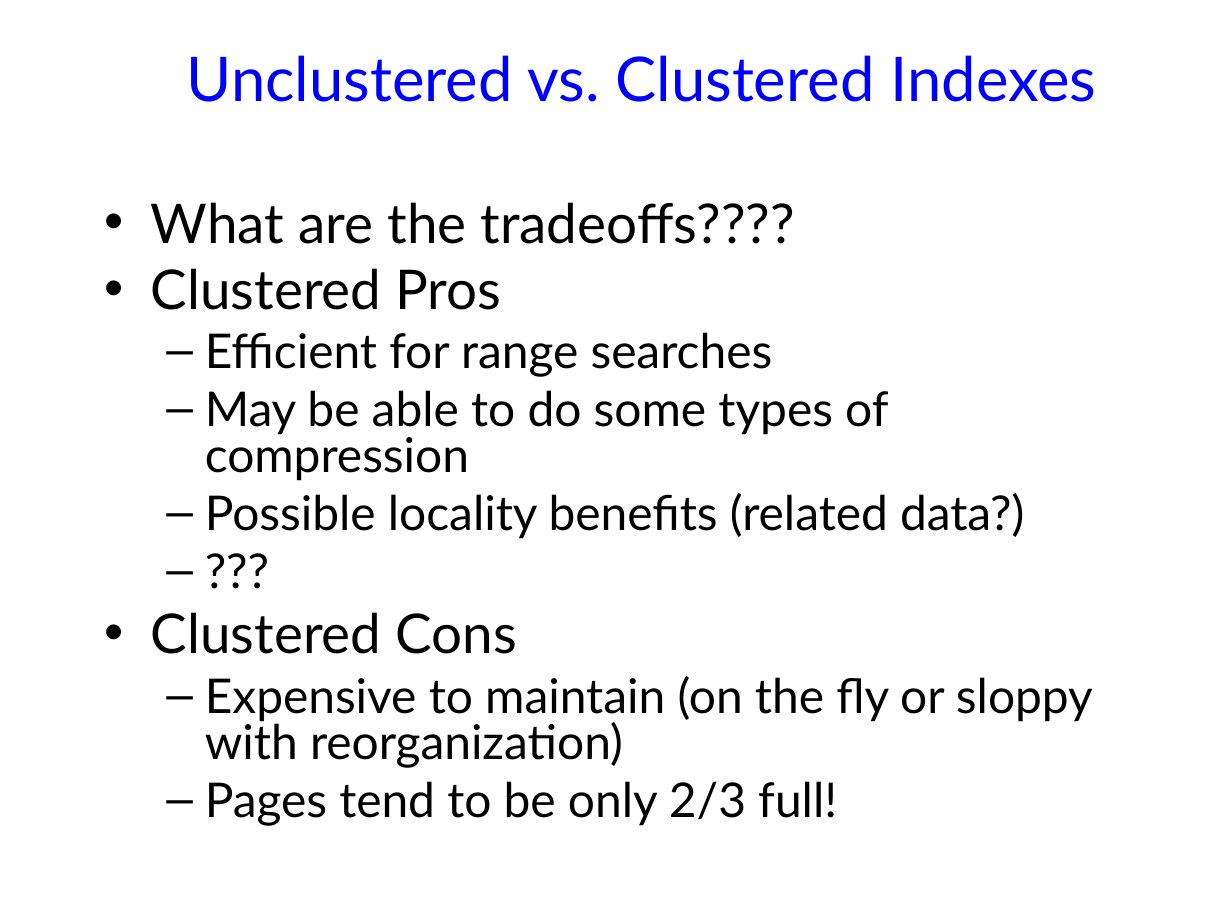
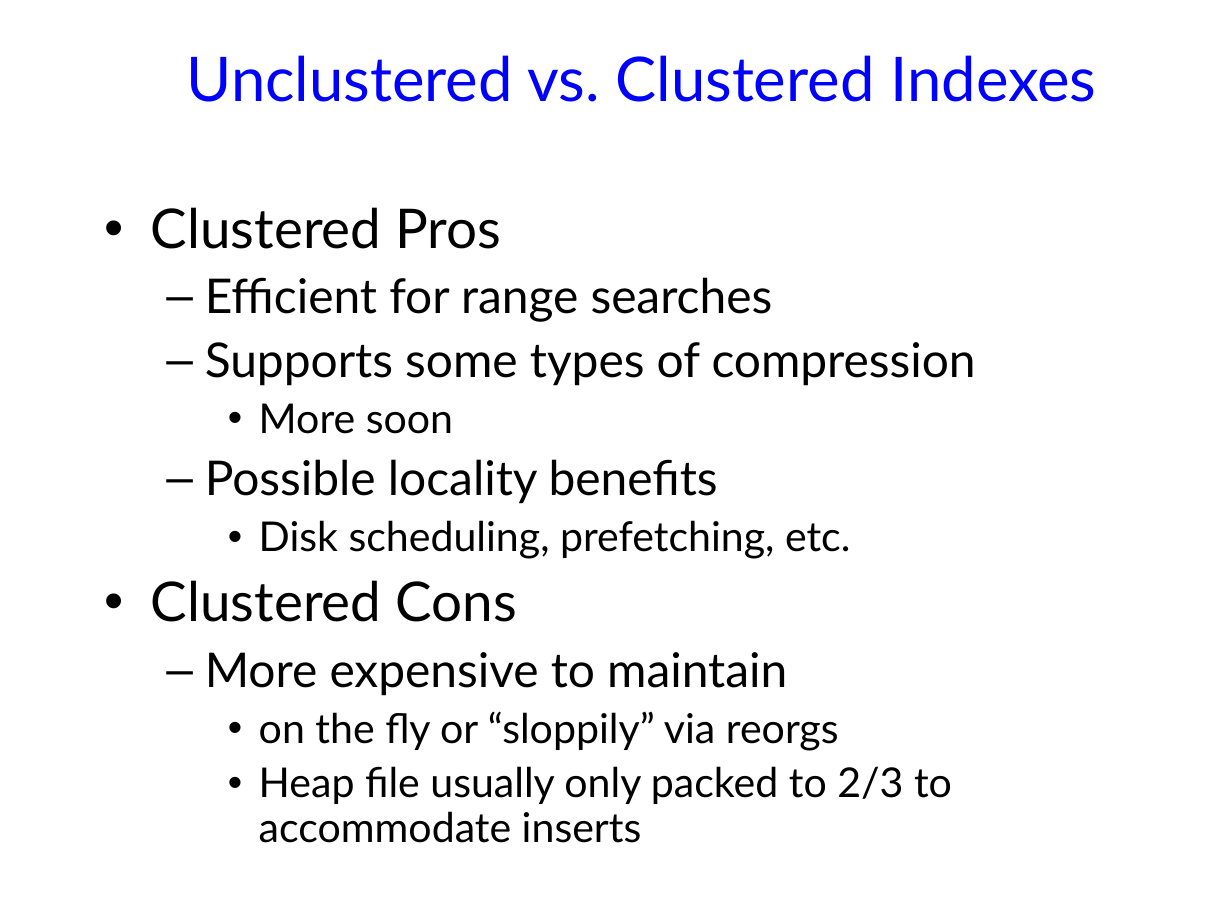
Before and after one commit to jhellerstein/cs186-09, a slide deck: slide 21 of lecs/05-FilesIndexes.ppt. Drawn at 1232x924 pixels with LibreOffice and Linux fonts; fonts in the diff are those of the drawing; background and template pictures are left out. Boxes give left, top, right and bottom in pixels: in the first picture for what was removed or moved away, otherwise in the second. Text is boxed around its words. In the diff, an @@ line names an element or a change of style, - is before the commit and + after.

```diff
--- a/lecs/05-FilesIndexes.ppt
+++ b/lecs/05-FilesIndexes.ppt
@@ text at (x1=151, y1=202, x2=795, y2=244): paragraph removed @@
-• What are the tradeoffs????
@@ text at (x1=151, y1=207, x2=773, y2=622): line spacing 0.8 to 0.9 @@
@@ text at (x1=205, y1=342, x2=976, y2=559): text changed @@
-  – May be able to do some types of compression
-  – Possible locality benefits (related data?)
-  – ???
+  – Supports some types of compression
+    • More soon
+  – Possible locality benefits
+    • Disk scheduling, prefetching, etc.
@@ text at (x1=205, y1=652, x2=952, y2=843): text changed; size 28 to 24 pt @@
-  – Expensive to maintain (on the fly or sloppy with reorganization)
-  – Pages tend to be only 2/3 full!
+  – More expensive to maintain
+    • on the fly or “sloppily” via reorgs
+    • Heap file usually only packed to 2/3 to accommodate inserts
```
Also in this commit, not shown: 9 other slides changed, 1 other file.
